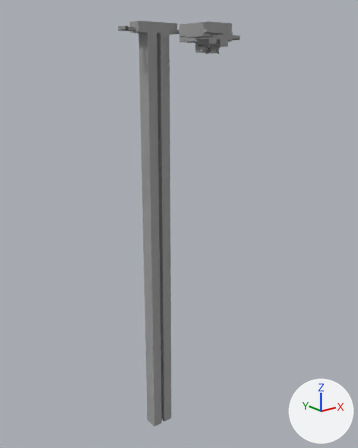
The Blender file Working/Scenes/level2.blend as it was, and as the next commit left it.
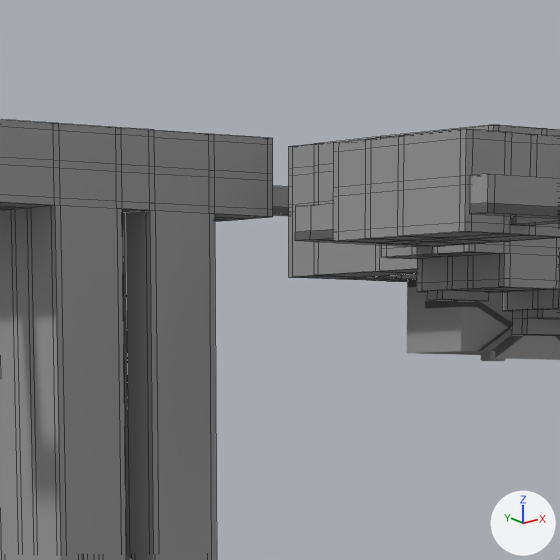
The first picture shows the older version from a 50 mm camera at (-305.0, -339.0, -28.0) aimed at (32.0, 82.0, -196.0). The close-ups show both versions on the part from 39% to 60% of the width and 1% to 18% of the height of that picture; other places that the commit changed are outside them. Every picture has the same lights, and +X, +Y and +Z are marked at lower right. The close-ups show mesh edges as thin lines.

Objects in the first close-up: 'Level', 'Level Layer 1', 'Level.001', 'Level.002', 'LevelEntryBend', 'Plane', 'Platform2 2.2', 'Stairs23'.
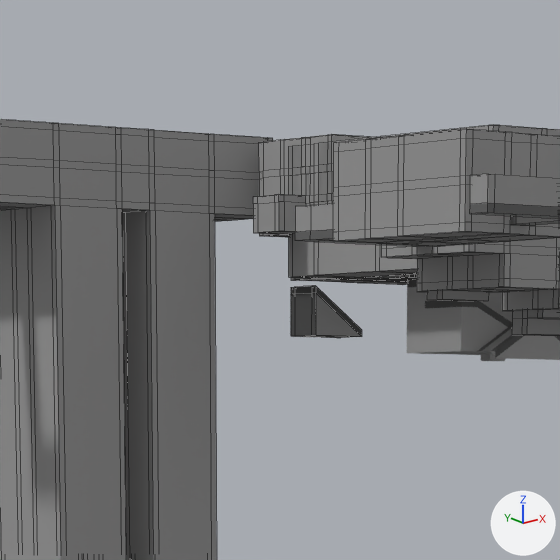
The change, as a diff of the scene's bpy script:
```diff
--- a/Working/Scenes/level2.blend.py
+++ b/Working/Scenes/level2.blend.py
@@ ob_stairs23_1 @@
 ob_stairs23_1.location = (64.6, 114.0, -5.2)
-ob_stairs23_1.hide_set(True)  # its collection is switched off
@@ ob_level_layer_2 @@
 ob_level_layer_2.location = (73.2, 103.2, 8.3)
-ob_level_layer_2.hide_set(True)  # its collection is switched off
```

What differs and where, as boxes (x1, y1, x2, y2) in the close-ups (560 x 560 px):
'Level Layer 2', shown
    after: (253, 134, 417, 285)
'Stairs23.1', shown
    after: (291, 286, 362, 338)
